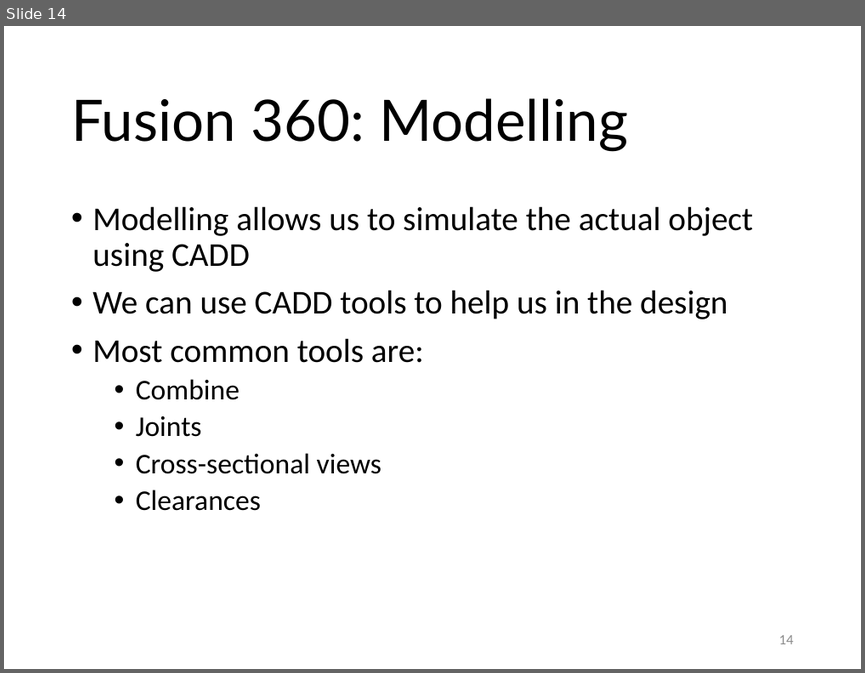
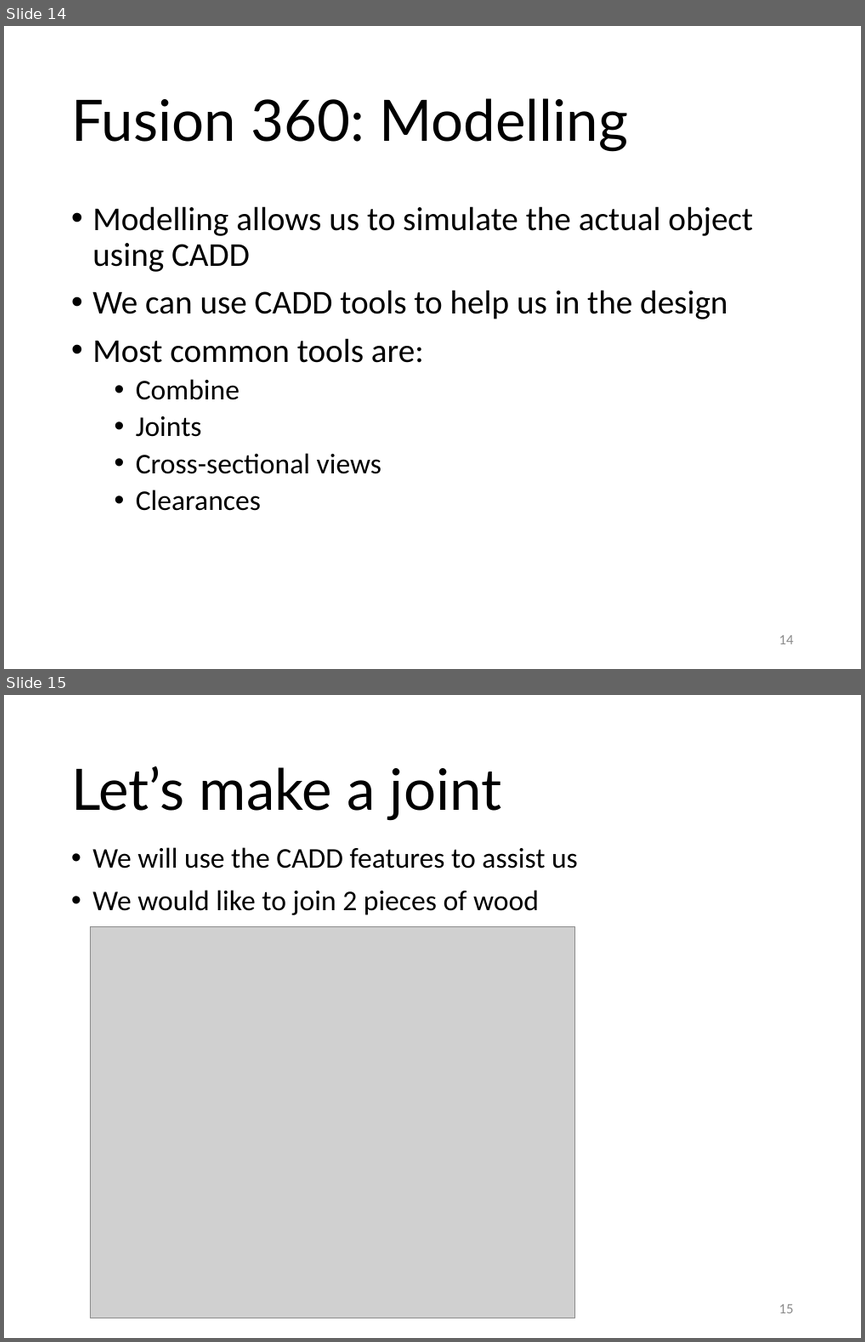
Before and after one commit to RDorville/digfab, a slide deck: presentations/ep1000_cutting/ep1000_cutting.pptx. Shown one above the other, each under a label of ours: slide 14 before the commit, slides 14 and 15 after it. The pictures are 865x673 and 865x1342 pixels, drawn with LibreOffice and Linux fonts; fonts in the diff are those of the drawing; grey boxes stand for pictures; background and template pictures are left out. Boxes give left, top, right and bottom in pixels: in the first picture for what was removed or moved away, otherwise in the second. Text is boxed around its words. In the diff, an @@ line names an element or a change of style, - is before the commit and + after.

```diff
--- a/presentations/ep1000_cutting/ep1000_cutting.pptx
+++ b/presentations/ep1000_cutting/ep1000_cutting.pptx
@@ slide 15 added at (4, 695, 861, 1338), background #FFFFFF @@
@@ title added at (71, 766, 501, 821), 48 pt, text #000000 @@
+Let’s make a joint
@@ text added at (92, 847, 578, 915), 24 pt, text #000000 @@
+• We will use the CADD features to assist us
+• We would like to join 2 pieces of wood
@@ picture added at (91, 927, 574, 1318) @@
@@ page number added at (779, 1304, 794, 1313), 12 pt, text #8C8C8C @@
+15
```
Also in this commit, not shown: 17 other slides added, 24 other files.
